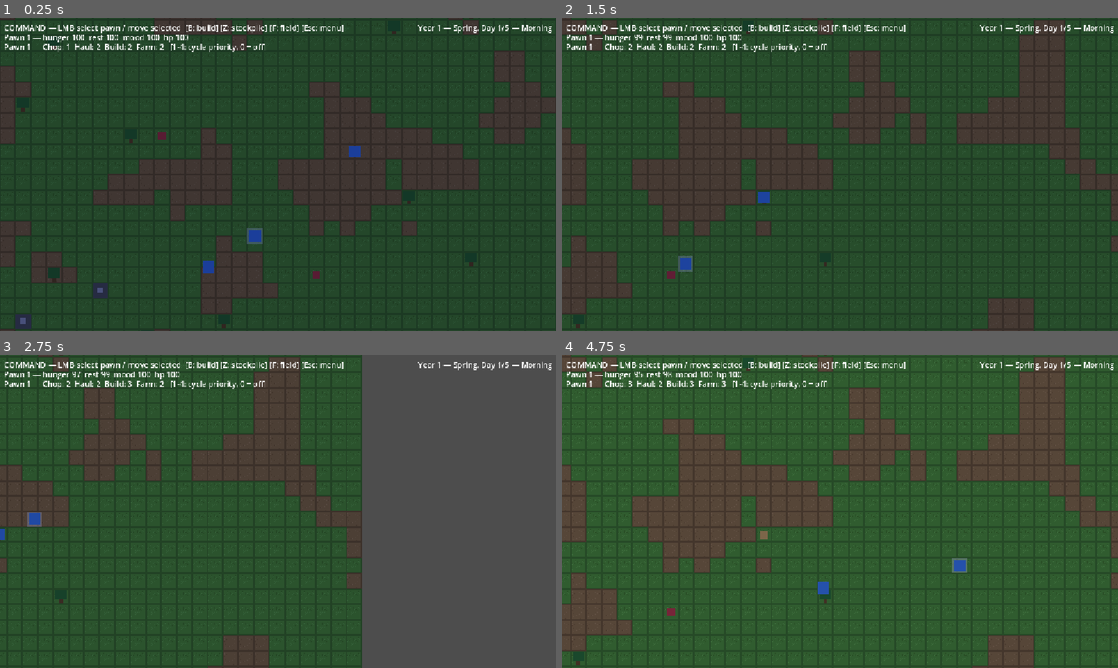
Above: before the commit, frames 1-4 (two rows, left to right).
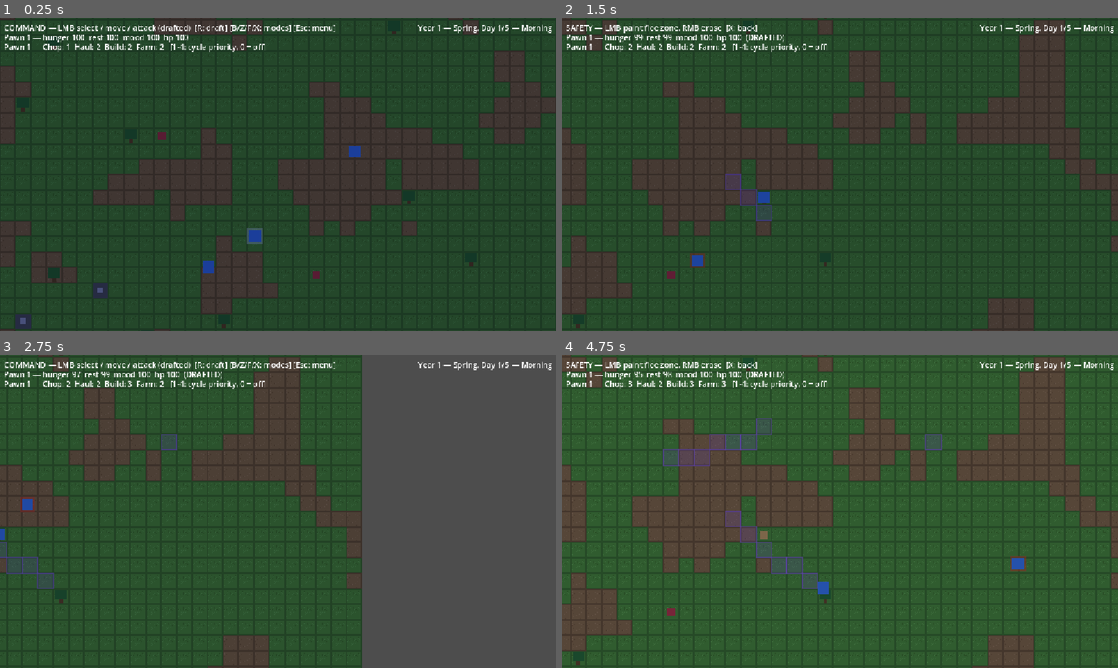
Above: after the commit, the same moments.

Repository: PakkaponBon/gameproject
Game: Godot game, scene res://scenes/main.tscn
Two runs of this game, one before a commit and one after it. Both use one fixed random seed, a clock stepped at 60 frames per second and the inputs below.
Inputs (mouse positions are in pixels of both pictures, inside the frame that each line leads up to):
- Up to frame 1 (0.25 s): no input
- Up to frame 2 (1.5 s): move the mouse to (962, 158) at 0.52 s; hold D (pan_right) 0.53-1.25 s; hold R (toggle_draft, bound only after the commit) 0.53-1.25 s; click (962, 158) at 0.67 s; tap 1 (cycle_chop_priority) at 0.77 s; tap X (toggle_safety_mode, bound only after the commit) at 0.8 s; drag from (728, 190) to (812, 237) at 1.27 s
- Up to frame 3 (2.75 s): move the mouse to (333, 442) at 2.02 s; hold D (pan_right) from 2.03 s (still down); hold 3 (cycle_build_priority) from 2.03 s (still down); click (333, 442) at 2.17 s; tap X (toggle_safety_mode, bound only after the commit) at 2.3 s
- Up to frame 4 (4.75 s): release D (pan_right) at 2.75 s; release 3 (cycle_build_priority) at 2.75 s; drag from (812, 574) to (673, 464) at 2.77 s; move the mouse to (1006, 558) at 3.52 s; hold A (pan_left) 3.53-4.25 s; hold 4 (cycle_farm_priority) 3.53-4.25 s; click (1006, 558) at 3.67 s; tap 1 (cycle_chop_priority) at 3.77 s; tap X (toggle_safety_mode, bound only after the commit) at 3.8 s; drag from (673, 464) to (756, 433) at 4.27 s

The runs differ from the first frame. In frame 1, 0.6% of the frame differs, in the area x 18-62%, y 2-5%; in frame 2, 1.2%; in frame 3, 1.1%; in frame 4, 2.7%, in the area x 0-84%, y 2-75%.

Commit message:
Phase 4: draft mode - move/attack orders, safety-zone fleeing
- R drafts (red ring): manual control, no auto behaviors; LMB raider = attack
- X paints safety zone; undrafted villagers shelter there during raids
- Save v11: draft state, attack orders, safety cells

Co-Authored-By: Claude Fable 5 <noreply@anthropic.com>

Diff:
--- a/project.godot
+++ b/project.godot
@@ -54,6 +54,16 @@
 , Object(InputEventKey,"resource_local_to_scene":false,"resource_name":"","device":-1,"window_id":0,"alt_pressed":false …(186 unchanged characters)…
 ]
 }
+toggle_safety_mode={
+"deadzone": 0.2,
+"events": [Object(InputEventKey,"resource_local_to_scene":false,"resource_name":"","device":-1,"window_id":0,"alt_pressed":false,"shift_pressed":false,"ctrl_pressed":false,"meta_pressed":false,"pressed":false,"keycode":0,"physical_keycode":88,"key_label":0,"unicode":120,"location":0,"echo":false,"script":null)
+]
+}
+toggle_draft={
+"deadzone": 0.2,
+"events": [Object(InputEventKey,"resource_local_to_scene":false,"resource_name":"","device":-1,"window_id":0,"alt_pressed":false,"shift_pressed":false,"ctrl_pressed":false,"meta_pressed":false,"pressed":false,"keycode":0,"physical_keycode":82,"key_label":0,"unicode":114,"location":0,"echo":false,"script":null)
+]
+}
 toggle_field_mode={
 "deadzone": 0.2,
 "events": [Object(InputEventKey,"resource_local_to_scene":false,"resource_name":"","device":-1,"window_id":0,"alt_press …(192 unchanged characters)…
--- a/scripts/hud.gd
+++ b/scripts/hud.gd
@@ -21,7 +21,7 @@
 	priority_label.text = ""
 
 func show_command_mode() -> void:
-	mode_label.text = "COMMAND — LMB select pawn / move selected  [B: build] [Z: stockpile] [F: field] [Esc: menu]"
+	mode_label.text = "COMMAND — LMB select / move / attack (drafted)  [R: draft] [B/Z/F/X: modes] [Esc: menu]"
 
 func show_build_mode(def: Dictionary) -> void:
 	mode_label.text = "BUILD: %s (%d wood) — LMB place, RMB remove/cancel  [Q: next building] [B: back]" \
@@ -33,6 +33,9 @@
 func show_field_mode(def: Dictionary) -> void:
 	mode_label.text = "FIELD: %s — LMB zone field, RMB clear  [Q: next crop] [F: back]" % def.name
 
+func show_safety_mode() -> void:
+	mode_label.text = "SAFETY — LMB paint flee zone, RMB erase  [X: back]"
+
 func update_stats(pawn: Pawn) -> void:
 	if pawn.dead:
 		stats_label.text = "%s — DEAD" % pawn.name
@@ -40,6 +43,8 @@
 	var suffix := ""
 	if pawn.collapsed:
 		suffix = "  (COLLAPSED — starving!)"
+	elif pawn.drafted:
+		suffix = "  (DRAFTED)"
 	elif pawn.survival.sleeping:
 		suffix = "  (SLEEPING)"
 	elif pawn.needs.on_break:
--- a/scripts/main.gd
+++ b/scripts/main.gd
@@ -2,7 +2,7 @@
 ## The World scene: composes the systems and handles player input.
 ## Spawning lives in WorldSpawner; saving in the SaveManager autoload.
 
-enum Mode { COMMAND, BUILD, STOCKPILE, FIELD }
+enum Mode { COMMAND, BUILD, STOCKPILE, FIELD, SAFETY }
 
 const SOURCE_ID := 0
 const BLUEPRINT_SCENE := preload("res://scenes/blueprint.tscn")
@@ -81,6 +81,12 @@
 		_set_mode(Mode.STOCKPILE if mode != Mode.STOCKPILE else Mode.COMMAND)
 	elif event.is_action_pressed("toggle_field_mode"):
 		_set_mode(Mode.FIELD if mode != Mode.FIELD else Mode.COMMAND)
+	elif event.is_action_pressed("toggle_safety_mode"):
+		_set_mode(Mode.SAFETY if mode != Mode.SAFETY else Mode.COMMAND)
+	elif event.is_action_pressed("toggle_draft"):
+		if selected and not selected.dead:
+			selected.set_drafted(not selected.drafted)
+			hud.update_stats(selected)
 	elif event.is_action_pressed("cycle_farm_priority"):
 		_cycle_selected_priority(Job.Type.PLANT)
 	elif event.is_action_pressed("cycle_chop_priority"):
@@ -113,8 +119,11 @@
 		Mode.COMMAND:
 			if button_index == MOUSE_BUTTON_LEFT:
 				var clicked := _pawn_at(cell)
+				var raider := _raider_at(cell)
 				if clicked:
 					_select(clicked)
+				elif raider and selected and selected.drafted:
+					selected.attack(raider)
 				elif selected:
 					selected.move_to(cell)
 		Mode.BUILD:
@@ -134,6 +143,11 @@
 			elif button_index == MOUSE_BUTTON_RIGHT:
 				field_keeper.remove_plant_job(cell)
 				WorldGrid.remove_field(cell)
+		Mode.SAFETY:
+			if button_index == MOUSE_BUTTON_LEFT:
+				WorldGrid.set_safety(cell, true)
+			elif button_index == MOUSE_BUTTON_RIGHT:
+				WorldGrid.set_safety(cell, false)
 
 func _mouse_cell() -> Vector2i:
 	return WorldGrid.world_to_cell(get_global_mouse_position())
@@ -142,6 +156,13 @@
 	for pawn in pawns:
 		if pawn.cell == cell:
 			return pawn
+	return null
+
+func _raider_at(cell: Vector2i) -> Raider:
+	for node in get_tree().get_nodes_in_group("raiders"):
+		var raider := node as Raider
+		if raider.cell == cell:
+			return raider
 	return null
 
 func _select_first_alive() -> void:
@@ -222,3 +243,5 @@
 			hud.show_stockpile_mode()
 		Mode.FIELD:
 			hud.show_field_mode(CropDefs.get_def(current_crop))
+		Mode.SAFETY:
+			hud.show_safety_mode()
--- a/scripts/pawn.gd
+++ b/scripts/pawn.gd
@@ -20,8 +20,11 @@
 var target_cell: Vector2i
 var collapsed := false  # starved: prone, helpless, bleeding out
 var feed_job: Job = null
+var drafted := false  # player-controlled: no jobs, no auto needs-seeking
+var attack_target: Raider = null
 var dead := false
 var wander_cooldown := 0
+var _selected := false
 
 ## 1 = preferred, higher = later, 0 = never does this job type.
 var work_priorities := {Job.Type.CHOP: 1, Job.Type.HAUL: 1, Job.Type.BUILD: 1, Job.Type.PLANT: 1}
@@ -46,7 +49,30 @@
 	GameClock.ticked.connect(_on_tick)
 
 func set_selected(on: bool) -> void:
-	selection_ring.visible = on
+	_selected = on
+	_update_ring()
+
+func set_drafted(on: bool) -> void:
+	if dead or collapsed:
+		return
+	drafted = on
+	attack_target = null
+	if on:
+		survival.wake()
+		_abort_all()
+		target_cell = cell
+	_update_ring()
+
+## Draft order: pursue and engage a raider.
+func attack(raider: Raider) -> void:
+	if drafted:
+		attack_target = raider
+
+func _update_ring() -> void:
+	# The ring doubles as the draft marker: red while drafted, white while
+	# merely selected.
+	selection_ring.visible = _selected or drafted
+	selection_ring.color = Color(0.9, 0.25, 0.2, 0.5) if drafted else Color(1, 1, 1, 0.35)
 
 func set_sleep_visual(on: bool) -> void:
 	if not dead:
@@ -60,6 +86,7 @@
 func move_to(destination: Vector2i) -> void:
 	if dead or collapsed or not WorldGrid.in_bounds(destination):
 		return
+	attack_target = null
 	survival.wake()
 	_abort_all()
 	target_cell = destination
@@ -108,12 +135,16 @@
 	if combat.engage_adjacent():
 		survival.wake()
 		return
+	if drafted:
+		_drafted_tick()
+		return
 	if survival.sleeping:
 		combat.heal(PawnCombat.HEAL_IN_BED if survival.is_in_bed() else PawnCombat.HEAL_ON_GROUND)
 		if needs.is_hungry() or (needs.is_rested() and combat.fully_recovered()):
 			survival.wake()
 		return
 	survival.seek_food()
+	_flee_if_raid()
 	survival.seek_bed()
 	if cell != target_cell:
 		_step()
@@ -125,10 +156,42 @@
 		survival.fall_asleep()  # no bed available: collapse where we stand
 	elif needs.on_break:
 		_wander()
+	elif _sheltering():
+		pass  # wait out the raid inside the safety zone
 	elif work.busy():
 		work.on_arrived()
 	else:
 		work.request_next()
+
+func _drafted_tick() -> void:
+	# Hold discipline: no jobs, no auto-eat/sleep. Needs still tick.
+	if attack_target and not is_instance_valid(attack_target):
+		attack_target = null  # target down; hold position
+	if attack_target:
+		# Pursue: re-path every tick; engage_adjacent lands the hits.
+		var path: Array[Vector2i] = WorldGrid.astar.get_id_path(cell, attack_target.cell, true)
+		if path.size() >= 2:
+			cell = path[1]
+		target_cell = cell
+	elif cell != target_cell:
+		_step()
+
+func _raid_active() -> bool:
+	return not get_tree().get_nodes_in_group("raiders").is_empty()
+
+func _sheltering() -> bool:
+	return _raid_active() and WorldGrid.safety_cells.has(cell)
+
+func _flee_if_raid() -> void:
+	if not _raid_active() or WorldGrid.safety_cells.is_empty() or survival.food_target:
+		return
+	if WorldGrid.safety_cells.has(cell) or WorldGrid.safety_cells.has(target_cell):
+		return
+	var spot := WorldGrid.nearest_safety_cell(cell)
+	if spot == WorldGrid.INVALID_CELL:
+		return
+	_abort_all(false)  # drop work and bed claims; keep an eating trip
+	target_cell = spot
 
 func _step() -> void:
 	# Repath every tick so walls placed mid-walk are respected immediately.
@@ -171,6 +234,9 @@
 func _collapse() -> void:
 	if collapsed or dead:
 		return
+	drafted = false
+	attack_target = null
+	_update_ring()
 	survival.wake()
 	_abort_all()
 	collapsed = true
--- a/scripts/save_manager.gd
+++ b/scripts/save_manager.gd
@@ -3,7 +3,7 @@
 ## on load. Loading reloads the main scene; `pending_load` survives the
 ## reload because this is an autoload, and the fresh Main applies it.
 
-const SAVE_VERSION := 10
+const SAVE_VERSION := 11
 const MANUAL_SAVE_PATH := "user://save.json"
 const AUTOSAVE_PATH := "user://autosave.json"
 
@@ -101,6 +101,7 @@
 		"ground_seed": main.spawner.ground_seed,
 		"buildings": built,
 		"stockpiles": WorldGrid.stockpile_cells.keys().map(_v),
+		"safety": WorldGrid.safety_cells.keys().map(_v),
 		"trees": trees,
 		"items": loose_items,
 		"ore_nodes": ore_nodes,
@@ -134,6 +135,8 @@
 		"atk_cd": pawn.combat.attack_cooldown,
 		"wander_cd": pawn.wander_cooldown,
 		"collapsed": pawn.collapsed,
+		"drafted": pawn.drafted,
+		"attack_cell": _v(pawn.attack_target.cell) if is_instance_valid(pawn.attack_target) else [],
 		"carrying_food": pawn.work.carrying_food,
 		"carrying_id": pawn.work.carrying.resource_id if pawn.work.carrying else "",
 		"priorities": priorities,
@@ -161,6 +164,8 @@
 		main.place_building(_vec(b.cell), b.id)
 	for s: Array in data.stockpiles:
 		WorldGrid.set_stockpile(_vec(s), true)
+	for s: Array in data.safety:
+		WorldGrid.set_safety(_vec(s), true)
 	for t: Dictionary in data.trees:
 		var tree: TreeEntity = spawner.spawn_entity(spawner.TREE_SCENE, _vec(t.cell))
 		tree.job.work_ticks = int(t.work)
@@ -217,6 +222,13 @@
 	if bool(p.collapsed):
 		pawn.restore_collapse()  # re-registers its FEED job
 		return
+	if bool(p.drafted):
+		pawn.set_drafted(true)
+		pawn.target_cell = _vec(p.target)  # set_drafted resets it
+		var attack_cell: Array = p.attack_cell
+		if not attack_cell.is_empty():
+			pawn.attack_target = _raider_at(_vec(attack_cell))
+		return  # drafted pawns hold no jobs
 	if bool(p.carrying_food):
 		pawn.work.carrying_food = true
 	# Carrying and a job can coexist: a SUPPLY pawn carries wood toward
@@ -236,6 +248,13 @@
 	if not food_cell.is_empty():
 		_relink_food(pawn, _vec(food_cell), int(p.eat_ticks))
 
+func _raider_at(cell: Vector2i) -> Raider:
+	for node in get_tree().get_nodes_in_group("raiders"):
+		var raider := node as Raider
+		if raider.cell == cell:
+			return raider
+	return null
+
 func _relink_food(pawn: Pawn, food_cell: Vector2i, eat_ticks: int) -> void:
 	for node in get_tree().get_nodes_in_group("food"):
 		var food := node as FoodItem
--- a/scripts/world_grid.gd
+++ b/scripts/world_grid.gd
@@ -14,6 +14,7 @@
 var buildings := {}  # Vector2i -> building id (String)
 var stockpile_cells := {}  # Set of Vector2i (value unused)
 var fields := {}  # Vector2i -> crop id (String)
+var safety_cells := {}  # Set of Vector2i: where undrafted villagers flee in raids
 var items := {}  # Vector2i -> Node2D occupying that cell
 var reserved_storage := {}  # Set of Vector2i claimed as a haul destination
 
@@ -29,6 +30,7 @@
 	buildings.clear()
 	stockpile_cells.clear()
 	fields.clear()
+	safety_cells.clear()
 	items.clear()
 	reserved_storage.clear()
 	astar.fill_solid_region(astar.region, false)
@@ -89,6 +91,27 @@
 	fields.erase(cell)
 	zones_changed.emit()
 
+func set_safety(cell: Vector2i, on: bool) -> void:
+	if not in_bounds(cell) or (on and is_wall(cell)):
+		return
+	if on:
+		safety_cells[cell] = true
+	else:
+		safety_cells.erase(cell)
+	zones_changed.emit()
+
+func nearest_safety_cell(from_cell: Vector2i) -> Vector2i:
+	var best := INVALID_CELL
+	var best_dist := INF
+	for cell: Vector2i in safety_cells:
+		if is_wall(cell):
+			continue
+		var dist := float((cell - from_cell).length_squared())
+		if dist < best_dist and not astar.get_id_path(from_cell, cell).is_empty():
+			best = cell
+			best_dist = dist
+	return best
+
 func is_stockpile(cell: Vector2i) -> bool:
 	return stockpile_cells.has(cell)
 
--- a/scripts/zone_overlay.gd
+++ b/scripts/zone_overlay.gd
@@ -6,6 +6,8 @@
 const STOCK_BORDER := Color(1.0, 0.85, 0.3, 0.6)
 const FIELD_FILL := Color(0.5, 0.75, 0.3, 0.2)
 const FIELD_BORDER := Color(0.5, 0.75, 0.3, 0.55)
+const SAFETY_FILL := Color(0.6, 0.4, 0.85, 0.2)
+const SAFETY_BORDER := Color(0.6, 0.4, 0.85, 0.55)
 
 func _ready() -> void:
 	WorldGrid.zones_changed.connect(queue_redraw)
@@ -15,6 +17,8 @@
 		_draw_cell(cell, STOCK_FILL, STOCK_BORDER)
 	for cell: Vector2i in WorldGrid.fields:
 		_draw_cell(cell, FIELD_FILL, FIELD_BORDER)
+	for cell: Vector2i in WorldGrid.safety_cells:
+		_draw_cell(cell, SAFETY_FILL, SAFETY_BORDER)
 
 func _draw_cell(cell: Vector2i, fill: Color, border: Color) -> void:
 	var rect := Rect2(Vector2(cell) * WorldGrid.TILE_SIZE, Vector2.ONE * WorldGrid.TILE_SIZE)
Not shown, changed: ROADMAP.md
